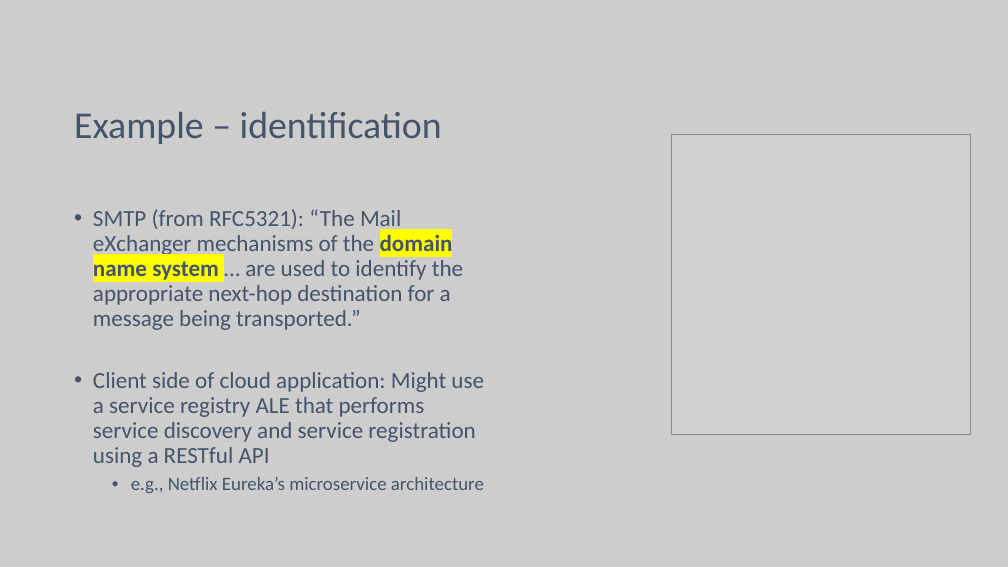
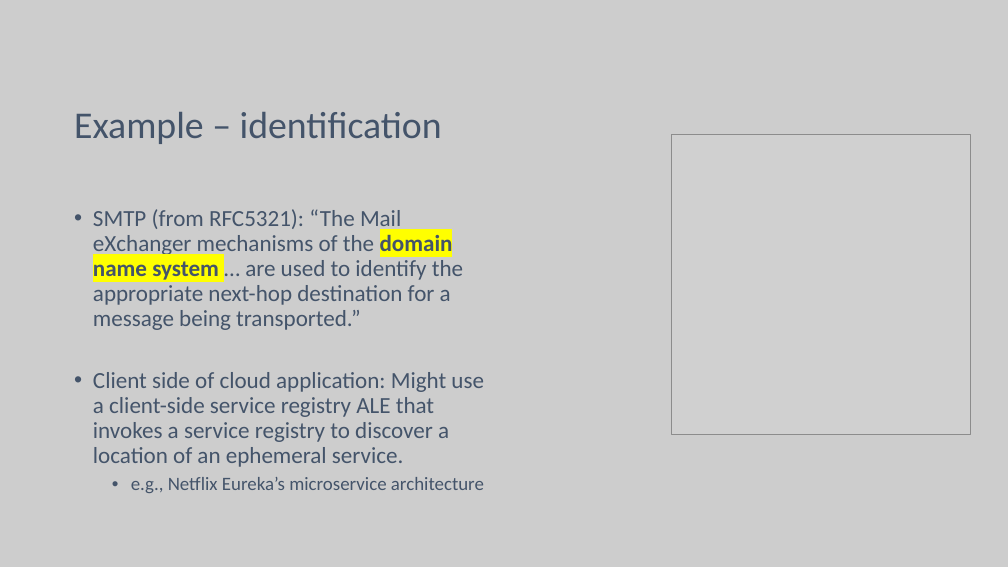
Before and after one commit to lukacassar/hw, a slide deck: slide 59 of CCE2414/1. Networking Foundations.pptx (slide 61 before the commit). Drawn at 1008x567 pixels with LibreOffice and Linux fonts; fonts in the diff are those of the drawing; grey boxes stand for pictures. Boxes give left, top, right and bottom in pixels: in the first picture for what was removed or moved away, otherwise in the second. Text is boxed around its words. In the diff, an @@ line names an element or a change of style, - is before the commit and + after.

```diff
--- a/CCE2414/1. Networking Foundations.pptx
+++ b/CCE2414/1. Networking Foundations.pptx
@@ text at <box>93,372,484,467</box>: text changed @@
-• Client side of cloud application: Might use a service registry ALE that performs service discovery and service registration using a RESTful API
+• Client side of cloud application: Might use a client-side service registry ALE that invokes a service registry to discover a location of an ephemeral service.
```
Also in this commit, not shown: 10 other slides changed, 5 slides added.
